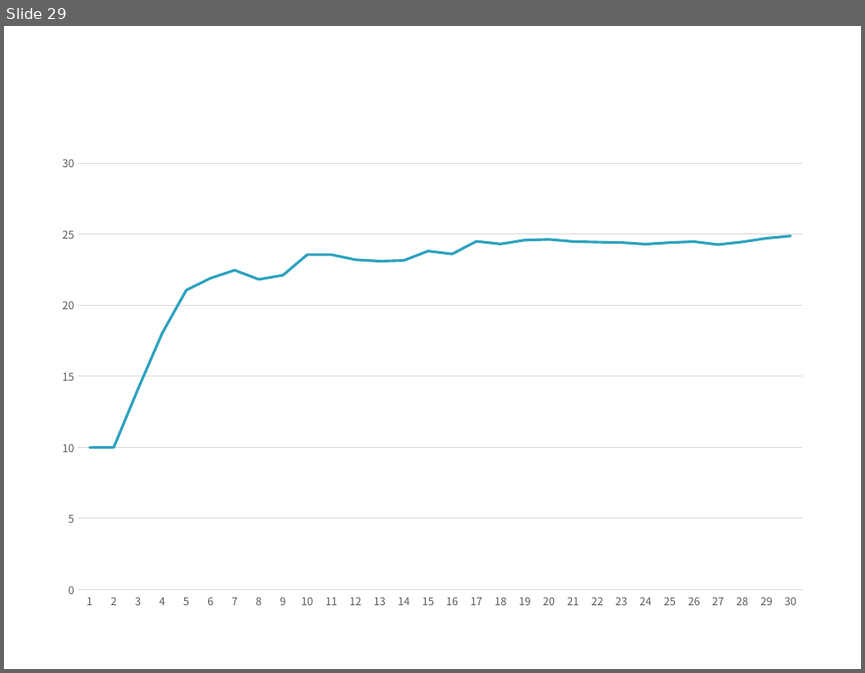
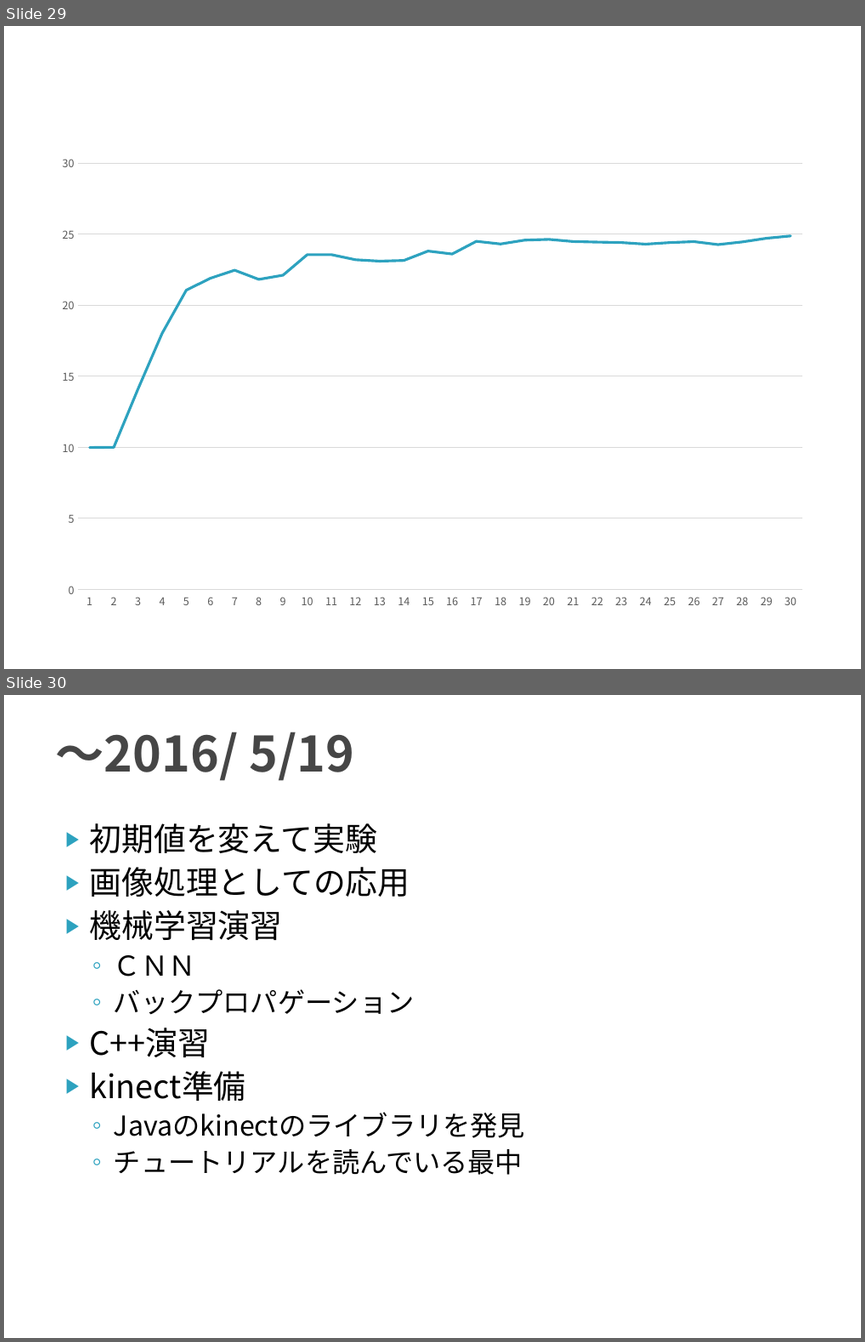
Before and after one commit to TetsuyaKomota/GitforEclipseTest, a slide deck: IntentionLearning_v2/slide/discussion2016.pptx. Shown one above the other, each under a label of ours: slide 29 before the commit, slides 29 and 30 after it. The pictures are 865x673 and 865x1342 pixels, drawn with LibreOffice and Linux fonts; fonts in the diff are those of the drawing. Boxes give left, top, right and bottom in pixels: in the first picture for what was removed or moved away, otherwise in the second. Text is boxed around its words. In the diff, an @@ line names an element or a change of style, - is before the commit and + after.

Commit message:
３回目の実験 + スライド

```diff
--- a/IntentionLearning_v2/slide/discussion2016.pptx
+++ b/IntentionLearning_v2/slide/discussion2016.pptx
@@ slide 30 added at bbox=[4, 695, 861, 1338], background #FFFFFF @@
@@ title added at bbox=[55, 732, 354, 781], 41 pt, text #464646, bold @@
+～2016/ 5/19
@@ text added at bbox=[90, 823, 525, 1174], 23 pt, text #000000 @@
+▶ 初期値を変えて実験
+▶ 画像処理としての応用
+▶ 機械学習演習
+  ◦ ＣＮＮ
+  ◦ バックプロパゲーション
+▶ C++演習
+▶ kinect準備
+  ◦ Javaのkinectのライブラリを発見
+  ◦ チュートリアルを読んでいる最中
```
Also in this commit, not shown: 2 other slides added, 6 other files.
